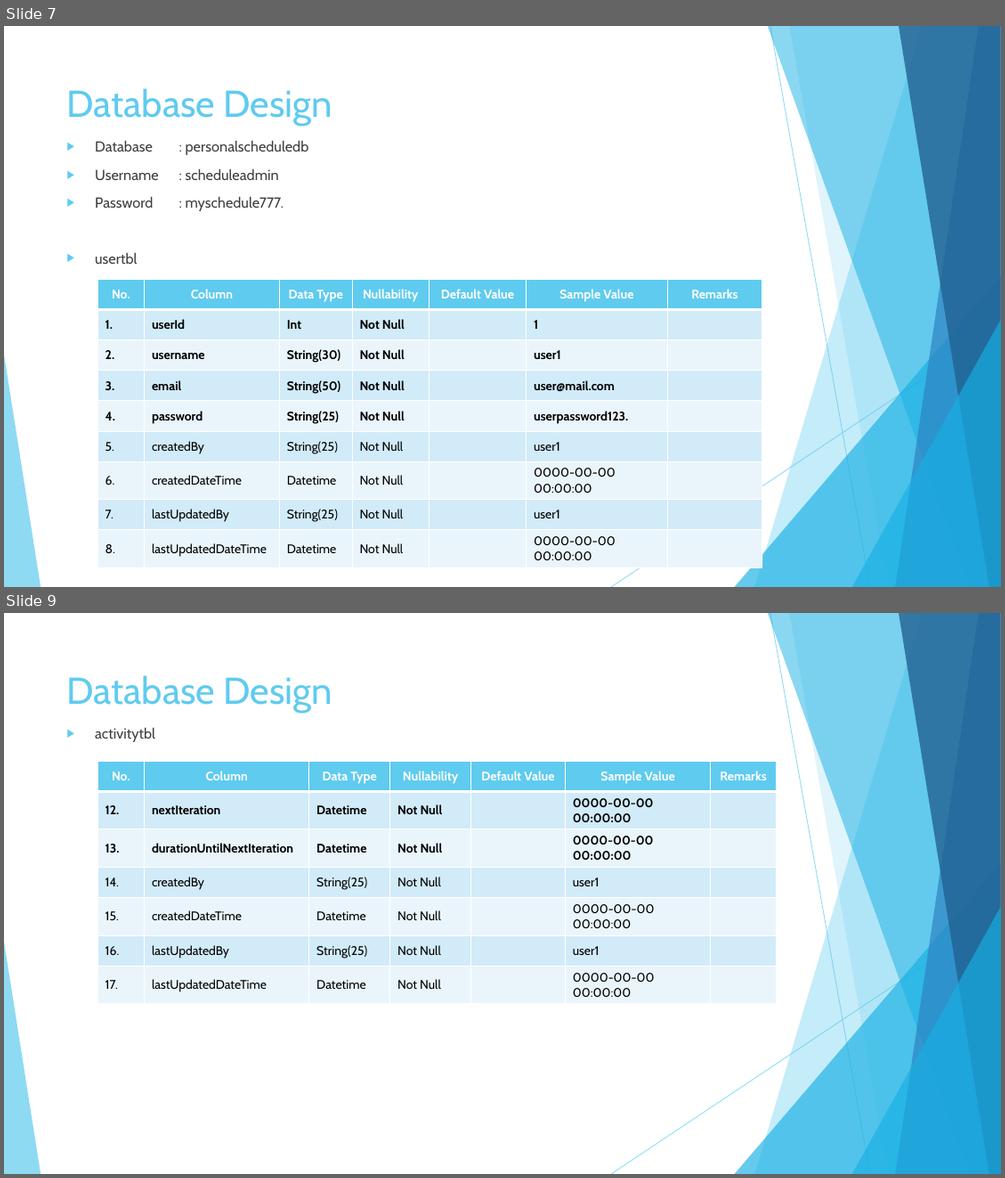
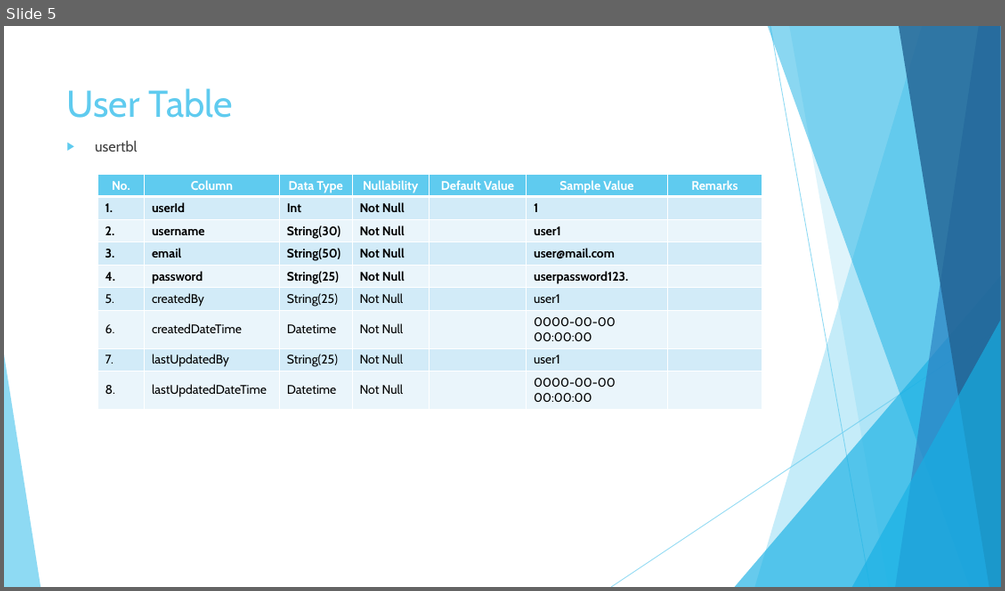
Before and after one commit to bryanbezter/personal-scheduler, a slide deck: Documentation v1.0.pptx. Shown one above the other, each under a label of ours: slides 7 and 9 before the commit, slide 5 after it; the slides between them are not shown. The pictures are 1005x1178 and 1005x591 pixels, drawn with LibreOffice and Linux fonts; fonts in the diff are those of the drawing. Boxes give left, top, right and bottom in pixels: in the first picture for what was removed or moved away, otherwise in the second. Text is boxed around its words. In the diff, an @@ line names an element or a change of style, - is before the commit and + after.

Commit message:
Update documentation
- Finish UI design
- Update db design
- Update state diagram
- Update functional design

```diff
--- a/Documentation v1.0.pptx
+++ b/Documentation v1.0.pptx
@@ slide 9 removed at <box>4,613,1001,1174</box>, background #FFFFFF; not listed: 10 template elements that a slide beside it also shows @@
@@ title removed at <box>67,675,332,713</box> @@
-Database Design
@@ text removed at <box>95,727,155,742</box> @@
-▶ activitytbl
@@ table removed at <box>97,761,777,1000</box>, 7 rows, 7 columns @@
-No. | Column | Data Type | Nullability | Default Value | Sample Value | Remarks
-12. | nextIteration | Datetime | Not Null |  | 0000-00-00 00:00:00 | 
-13. | durationUntilNextIteration | Datetime | Not Null |  | 0000-00-00 00:00:00 | 
-14. | createdBy | String(25) | Not Null |  | user1 | 
-15. | createdDateTime | Datetime | Not Null |  | 0000-00-00 00:00:00 | 
-16. | lastUpdatedBy | String(25) | Not Null |  | user1 | 
-17. | lastUpdatedDateTime | Datetime | Not Null |  | 0000-00-00 00:00:00 | 
@@ what was slide 7 is now slide 5 @@
@@ slide 5 changed as well @@
@@ title at <box>67,88,232,118</box>: text changed @@
-Database Design
+User Table
@@ text at <box>95,140,309,211</box>: paragraphs removed @@
-▶ Database : personalscheduledb
-▶ Username : scheduleadmin
-▶ Password : myschedule777.
@@ table: place and size @@
-table at <box>97,280,762,564</box>
+table at <box>97,174,762,405</box>
```
Also in this commit, not shown: 8 other slides changed, 12 slides added, 5 other slides removed.
